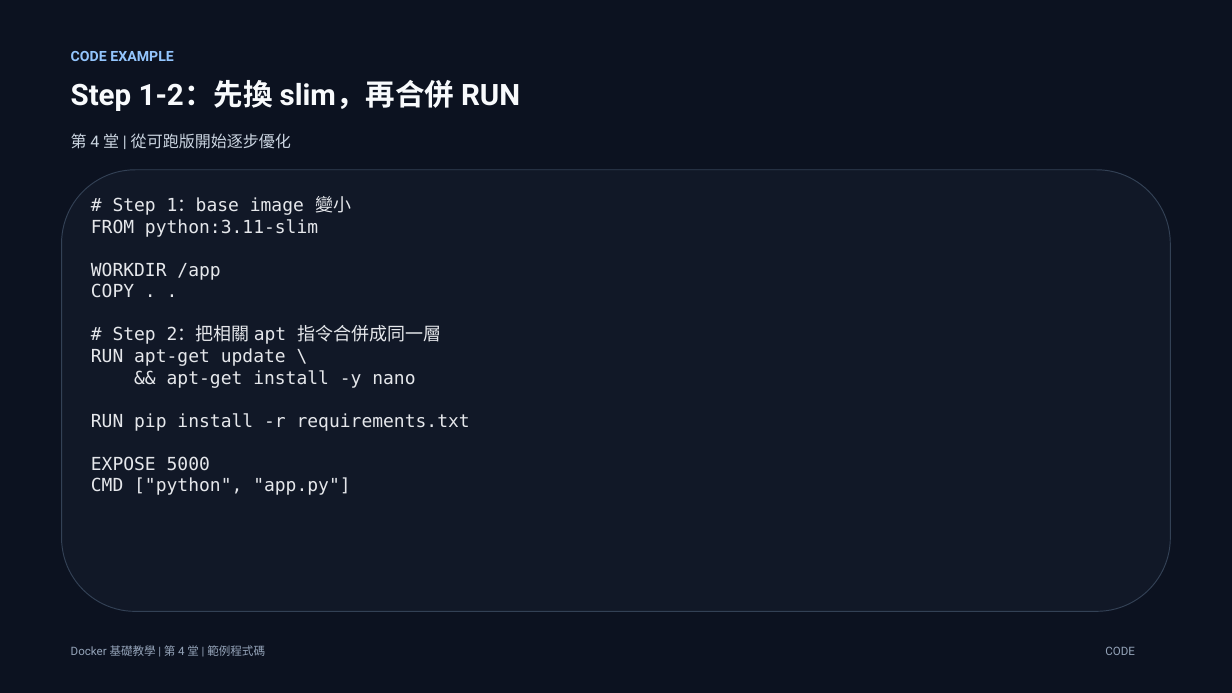
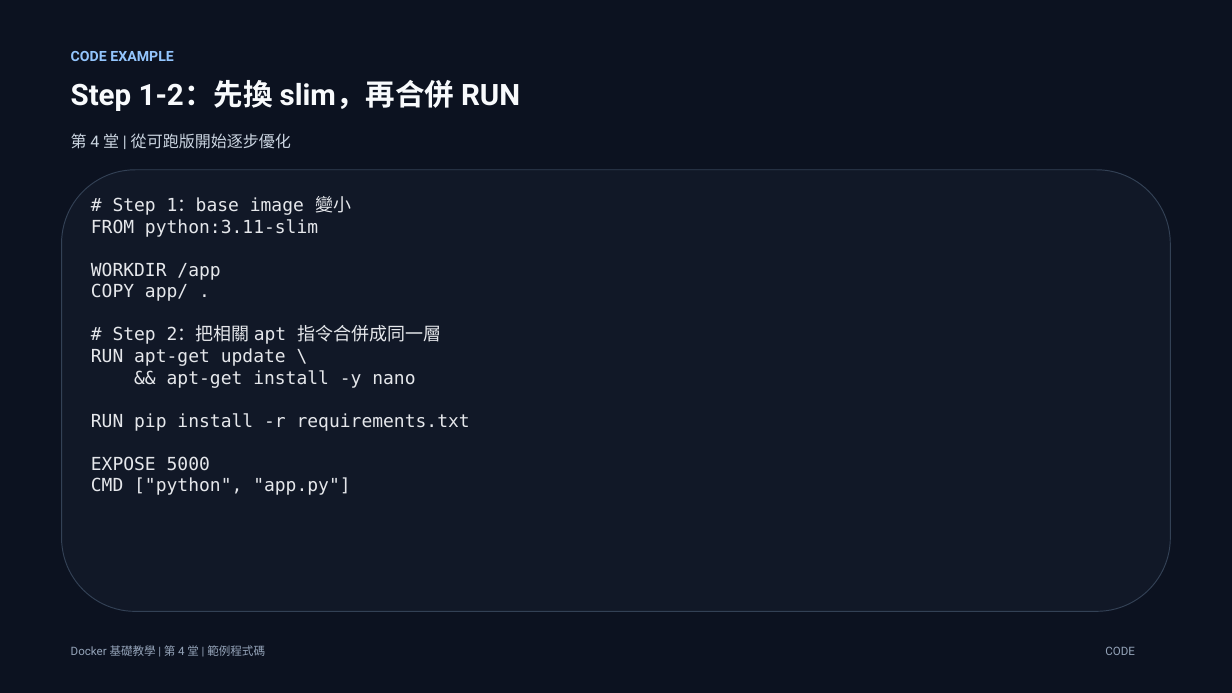
Before and after one commit to lalalalaluk/docker-practice, a slide deck: slide 11 of slides/docker-session4-custom-image-dockerhub.pptx. Drawn at 1232x693 pixels with LibreOffice and Linux fonts; fonts in the diff are those of the drawing. Boxes give left, top, right and bottom in pixels: in the first picture for what was removed or moved away, otherwise in the second. Text is boxed around its words. In the diff, an @@ line names an element or a change of style, - is before the commit and + after.

```diff
--- a/slides/docker-session4-custom-image-dockerhub.pptx
+++ b/slides/docker-session4-custom-image-dockerhub.pptx
@@ text at [91, 283, 188, 301]: text changed @@
-COPY . .
+COPY app/ .
```
Also in this commit, not shown: 2 other slides changed, 2 other files.
